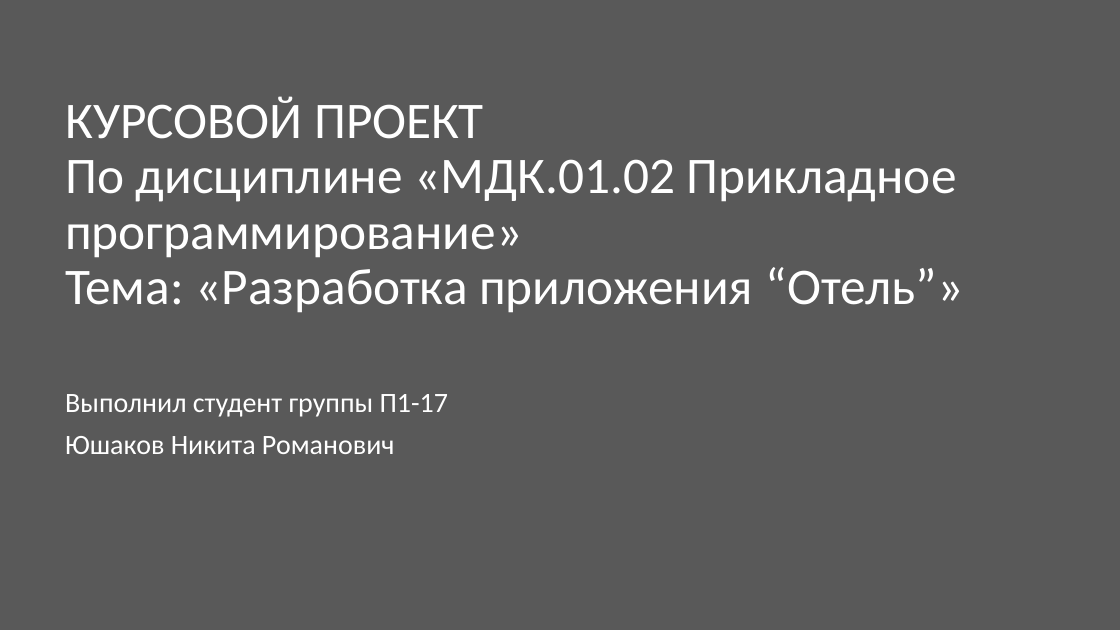
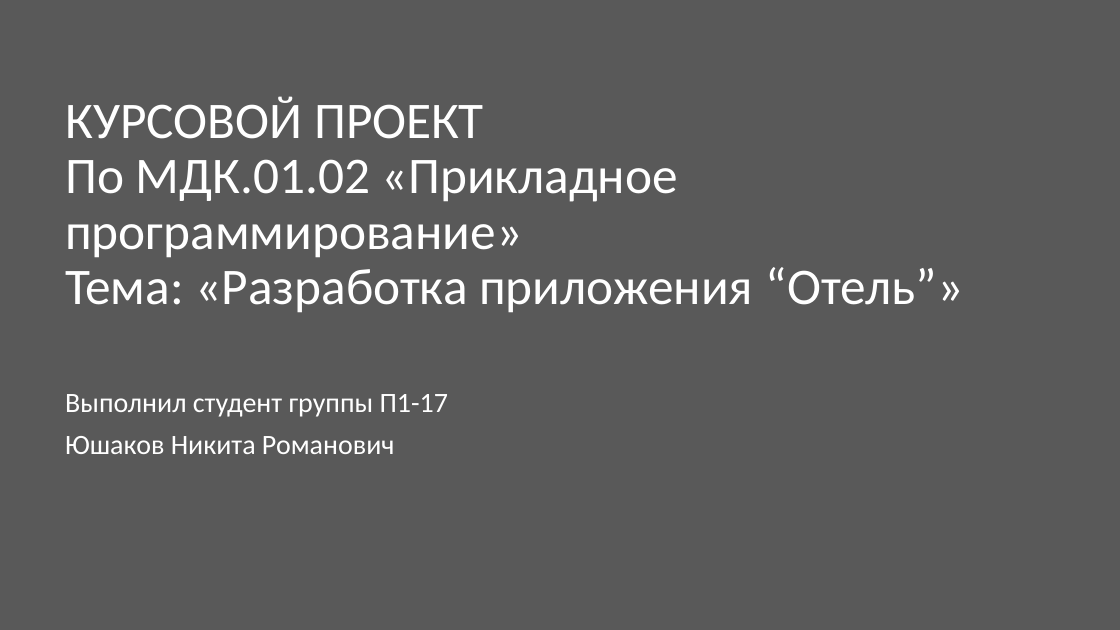
Before and after one commit to prog-kkkmt/p1-17, a slide deck: slide 1 of Курсовой проект/Презентация курсового проекта.pptx. Drawn at 1120x630 pixels with LibreOffice and Linux fonts; fonts in the diff are those of the drawing. Boxes give left, top, right and bottom in pixels: in the first picture for what was removed or moved away, otherwise in the second. Text is boxed around its words. In the diff, an @@ line names an element or a change of style, - is before the commit and + after.

```diff
--- a/Курсовой проект/Презентация курсового проекта.pptx
+++ b/Курсовой проект/Презентация курсового проекта.pptx
@@ title at (65, 96, 964, 313): text changed @@
-КУРСОВОЙ ПРОЕКТ
-По дисциплине «МДК.01.02 Прикладное программирование»
-Тема: «Разработка приложения “Отель”»
+КУРСОВОЙ ПРОЕКТ
+По МДК.01.02 «Прикладное программирование»
+Тема: «Разработка приложения “Отель”»
```
Also in this commit, not shown: 5 other slides changed, 2 other files.
